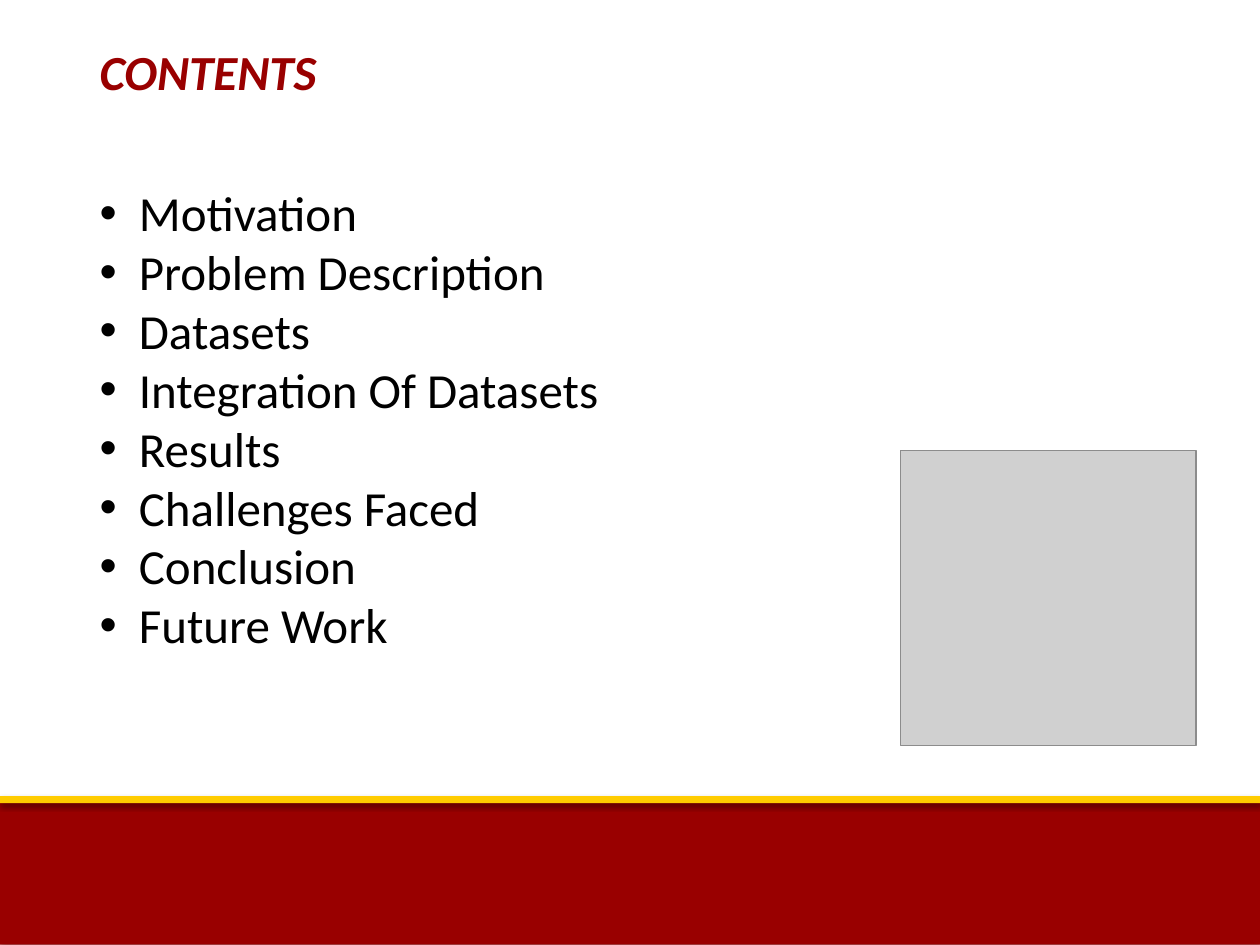
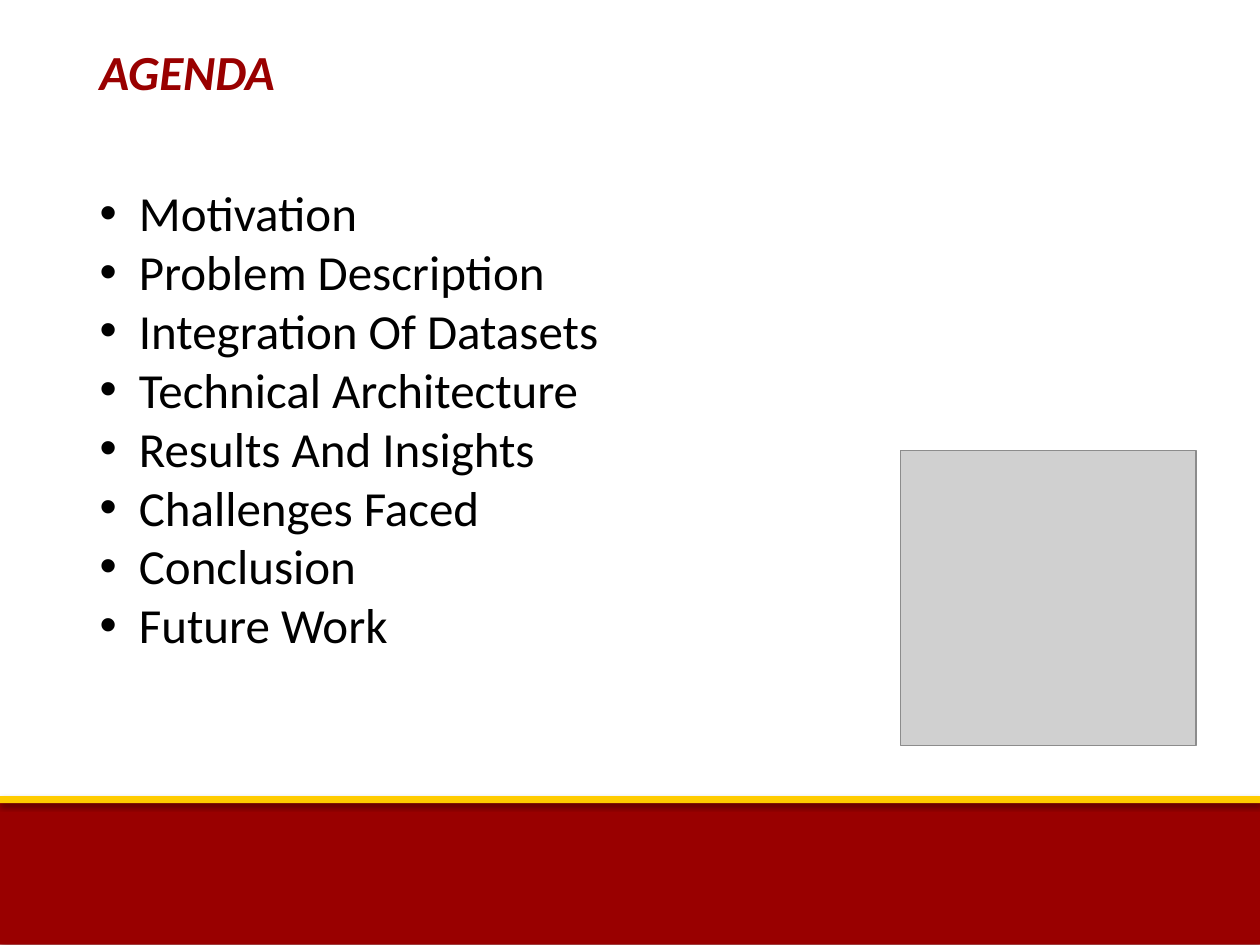
Before and after one commit to deepika087/CSCI-586-Group-2, a slide deck: slide 2 of DBIFinalProjectPresentation_20thNov2017.pptx. Drawn at 1260x945 pixels with LibreOffice and Linux fonts; fonts in the diff are those of the drawing; grey boxes stand for pictures; background and template pictures are left out. Boxes give left, top, right and bottom in pixels: in the first picture for what was removed or moved away, otherwise in the second. Text is boxed around its words. In the diff, an @@ line names an element or a change of style, - is before the commit and + after.

```diff
--- a/DBIFinalProjectPresentation_20thNov2017.pptx
+++ b/DBIFinalProjectPresentation_20thNov2017.pptx
@@ text at (100, 58, 275, 91): text changed @@
-CONTENTS
+AGENDA
@@ text at (139, 317, 310, 350): paragraph removed @@
-• Datasets
@@ text at (139, 374, 578, 476): text changed @@
-• Results
+• Technical Architecture
+• Results And Insights
```
Also in this commit, not shown: 7 other slides changed, 5 slides added, 2 slides removed.
